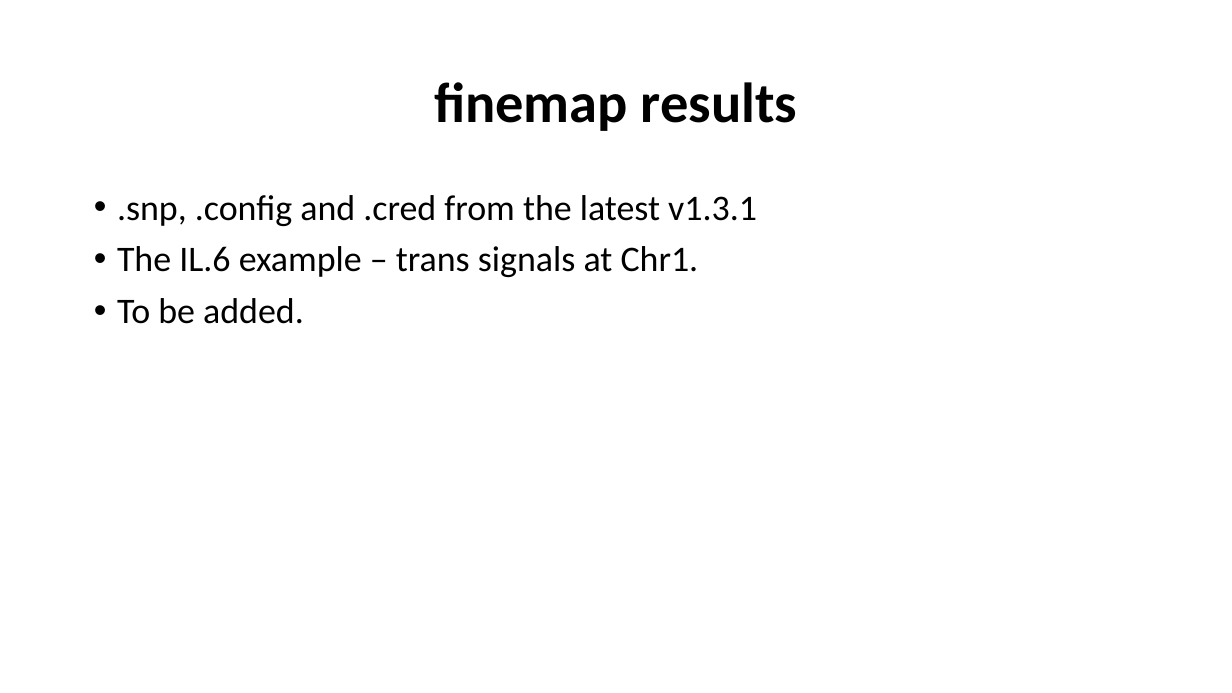
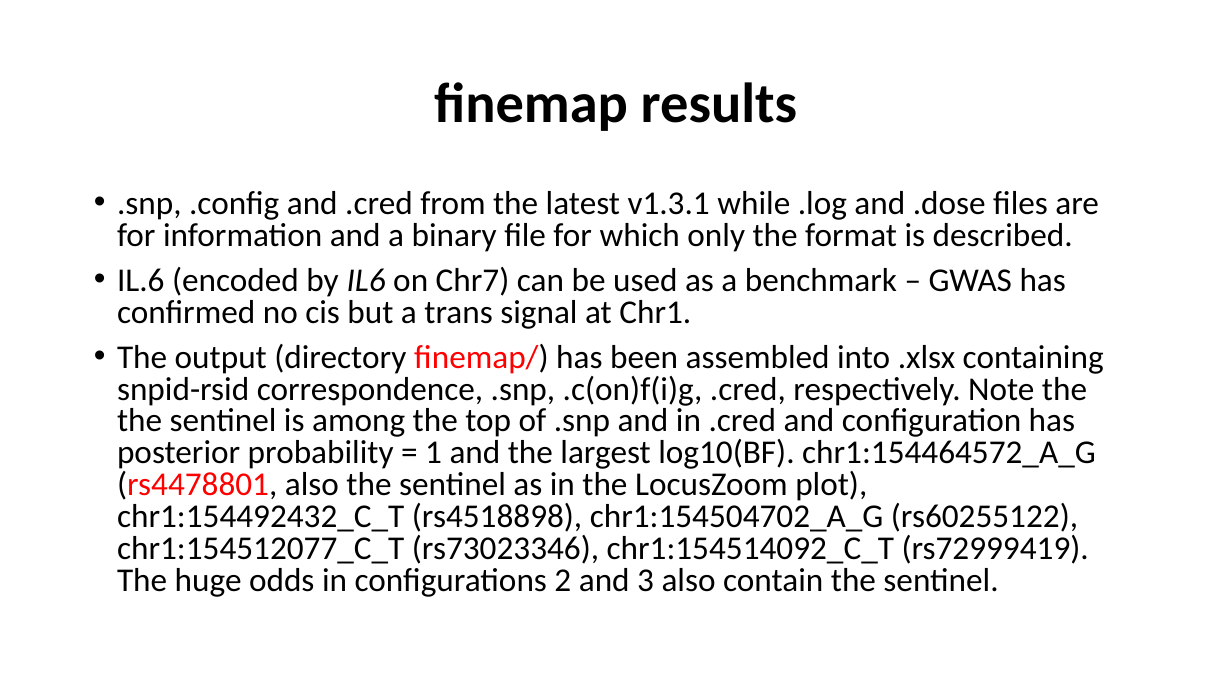
Before and after one commit to jinghuazhao/INF, a slide deck: slide 7 of doc/SCALLOP_INF1-120819.pptx. Drawn at 1232x693 pixels with LibreOffice and Linux fonts; fonts in the diff are those of the drawing. Boxes give left, top, right and bottom in pixels: in the first picture for what was removed or moved away, otherwise in the second. Text is boxed around its words. In the diff, an @@ line names an element or a change of style, - is before the commit and + after.

```diff
--- a/doc/SCALLOP_INF1-120819.pptx
+++ b/doc/SCALLOP_INF1-120819.pptx
@@ text at bbox=[117, 191, 1104, 597]: text changed; size 28 to 25.9 pt @@
-• .snp, .config and .cred from the latest v1.3.1
-• The IL.6 example – trans signals at Chr1.
-• To be added.
+• .snp, .config and .cred from the latest v1.3.1 while .log and .dose files are for information and a binary file for which only the format is described.
+• IL.6 (encoded by IL6 on Chr7) can be used as a benchmark – GWAS has confirmed no cis but a trans signal at Chr1.
+• The output (directory finemap/) has been assembled into .xlsx containing snpid-rsid correspondence, .snp, .c(on)f(i)g, .cred, respectively. Note the the sentinel is among the top of .snp and in .cred and configuration has posterior probability = 1 and the largest log10(BF). chr1:154464572_A_G (rs4478801, also the sentinel as in the LocusZoom plot), chr1:154492432_C_T (rs4518898), chr1:154504702_A_G (rs60255122), chr1:154512077_C_T (rs73023346), chr1:154514092_C_T (rs72999419). The huge odds in configurations 2 and 3 also contain the sentinel.
```
Also in this commit, not shown: 1 other slide changed.
